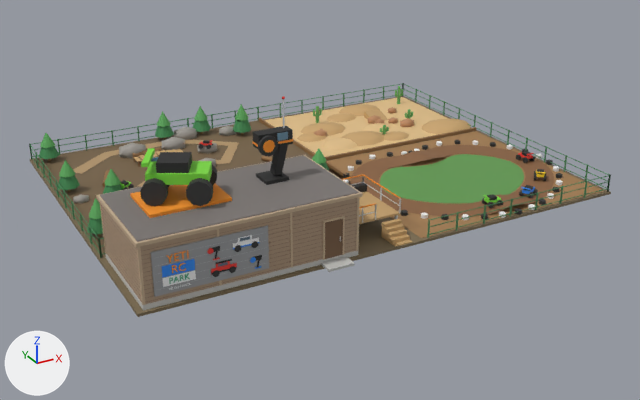
The Blender file src/attractions/rc-park/model.blend, before and after one commit.
Rendered twice from a 50 mm lens placed at (-26.7, -50.5, 23.3), pointed at (-0.4, -2.5, -0.7). The lights are fixed; the arrows at lower left show +X, +Y and +Z. The picture after the commit comes second.

Objects in the first picture: 'base' and 4 more.
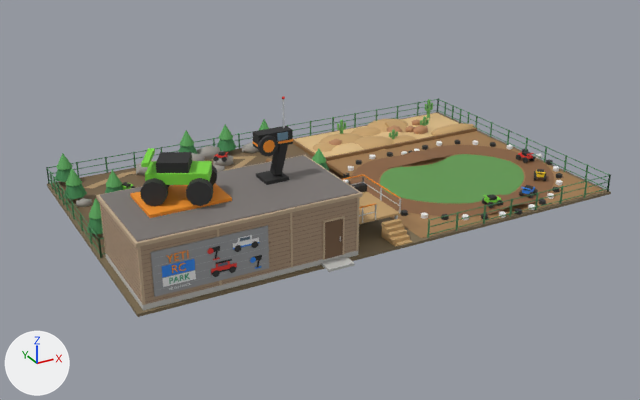
The newer file is also turned or shifted as a whole; pictures and numbers use the older file's frame.

Diff of the bpy script that builds the scene:
```diff
--- a/src/attractions/rc-park/model.blend.py
+++ b/src/attractions/rc-park/model.blend.py
@@ me_base @@
 # used by ob_base; location = (0.0, 0.0, 0.0)
-me_base.from_pydata(...)  # 6198 vertices, 5093 faces; spans x -16.2..16.5, y -13.1..12.4, z -0.3..8.8
+me_base.from_pydata(...)  # 6198 vertices, 5093 faces; spans x -16.2..16.5, y -13.1..7.5, z -0.3..8.8
+# me_base part 1: the loose piece of 8 vertices spanning x 2.2..15.9, y 2.0..12.1, z 0.2 is scaled about its middle by (1, 0.507, 1), then moved by (0.0, -2.7, 0.0)
+# me_base part 2: the loose piece of 42 vertices spanning x 5.3..9.0, y 2.9..5.8, z -0.3..0.6 is moved by (0.0, -1.4, 0.0)
+# me_base part 3: the loose piece of 42 vertices spanning x 8.3..10.7, y 5.0..6.9, z -0.1..0.4 is moved by (0.0, -2.2, 0.0)
+# me_base part 4: the loose piece of 42 vertices spanning x 2.7..5.1, y 5.6..7.5, z -0.1..0.4 is moved by (0.0, -2.4, 0.0)
+# me_base part 5: the loose piece of 42 vertices spanning x 7.0..9.5, y 8.5..10.5, z -0.1..0.4 is moved by (0.0, -3.9, 0.0)
+# me_base part 6: the loose piece of 42 vertices spanning x 8.8..12.3, y 9.0..11.9, z -0.2..0.6 is moved by (0.0, -4.4, 0.0)
+# me_base part 7: the loose piece of 42 vertices spanning x 12.4..16.5, y 1.9..5.2, z -0.3..0.6 is scaled about its middle by (1, 0.507, 1), then moved by (0.0, -1.0, 0.0)
+# me_base part 8: the loose piece of 42 vertices spanning x 3.7..6.6, y 2.9..5.3, z -0.2..0.5 is moved by (0.0, -1.2, 0.0)
+# me_base part 9: the loose piece of 42 vertices spanning x 3.7..7.3, y 6.2..9.1, z -0.3..0.6 is moved by (0.0, -3.0, 0.0)
+# me_base part 10: the loose piece of 42 vertices spanning x 8.5..10.8, y 2.7..4.6, z -0.1..0.4 is moved by (0.0, -1.0, 0.0)
+# me_base part 11: the loose piece of 12 vertices spanning x 10.9..11.8, y 6.3..6.9, z 0.0..0.6 is moved by (0.0, -2.5, 0.0)
+# me_base part 12: the loose piece of 12 vertices spanning x 9.8..10.6, y 6.5..7.1, z 0.0..0.6 is moved by (0.0, -2.6, 0.0)
+# me_base part 13: the loose piece of 12 vertices spanning x 12.3..13.1, y 8.6..9.1, z 0.0..0.6 is moved by (0.0, -3.6, 0.0)
+# me_base part 14: the loose piece of 12 vertices spanning x 9.5..10.7, y 7.0..7.8, z -0.1..0.8 is moved by (0.0, -2.9, 0.0)
+# me_base part 15: the loose piece of 12 vertices spanning x 11.3..12.6, y 4.9..5.9, z -0.2..0.8 is moved by (0.0, -1.9, 0.0)
+# me_base part 16: the loose piece of 12 vertices spanning x 4.1..5.2, y 6.1..6.9, z -0.1..0.7 is moved by (0.0, -2.4, 0.0)
+# me_base part 17: the loose piece of 16 vertices spanning x 5.9..6.1, y 9.4..9.6, z 0.2..1.5 is moved by (0.0, -3.9, 0.0)
+# me_base part 18: 1254 of 6198 vertices moved; they spanned x -16.2..16.2, y 1.2..12.4, z -0.2..2.6 and now span x -16.2..16.2, y 1.1..7.4, z -0.2..2.6; mean shift (0.0, -3.1, 0.0); largest move (-16.2, 12.4, 0.0) -> (-16.2, 7.1, 0.0)
+# other edits to the shape of me_base do not show in these pictures
 me_base.materials.append(mat_base)
```

Boxes (x1, y1, x2, y2) around the edits, measured in the pictures (640 x 400 px; the box of a moved part takes in the faces that stretch with it):
'base', reshaped
    before: (29, 83, 611, 317)
    after: (46, 96, 611, 317)
part 1 of me_base, moved or reshaped
    before: (265, 97, 449, 157)
    after: (294, 113, 459, 157)
part 2 of me_base, moved or reshaped
    before: (341, 131, 384, 146)
    after: (353, 136, 394, 151)
part 3 of me_base, moved or reshaped
    before: (363, 123, 391, 132)
    after: (379, 132, 406, 138)
part 4 of me_base, moved or reshaped
    before: (297, 133, 327, 142)
    after: (312, 142, 337, 152)
part 5 of me_base, moved or reshaped
    before: (327, 113, 356, 122)
    after: (351, 127, 381, 136)
part 6 of me_base, moved or reshaped
    before: (339, 104, 379, 116)
    after: (367, 119, 408, 132)
part 7 of me_base, moved or reshaped
    before: (421, 119, 470, 134)
    after: (430, 123, 475, 136)
part 8 of me_base, moved or reshaped
    before: (323, 138, 357, 150)
    after: (331, 143, 364, 155)
part 9 of me_base, moved or reshaped
    before: (301, 122, 346, 136)
    after: (319, 133, 363, 145)
part 10 of me_base, moved or reshaped
    before: (383, 131, 409, 141)
    after: (391, 135, 416, 144)
part 11 of me_base, moved or reshaped
    before: (388, 117, 398, 124)
    after: (405, 126, 414, 132)
part 12 of me_base, moved or reshaped
    before: (375, 119, 384, 123)
    after: (395, 128, 402, 132)
part 13 of me_base, moved or reshaped
    before: (388, 107, 396, 113)
    after: (412, 119, 420, 125)
part 14 of me_base, moved or reshaped
    before: (368, 115, 381, 124)
    after: (387, 125, 400, 132)
part 15 of me_base, moved or reshaped
    before: (400, 118, 414, 127)
    after: (413, 125, 428, 134)
part 16 of me_base, moved or reshaped
    before: (314, 129, 327, 136)
    after: (329, 139, 342, 145)
part 17 of me_base, moved or reshaped
    before: (316, 107, 319, 123)
    after: (340, 121, 343, 134)
part 18 of me_base, moved or reshaped
    before: (29, 83, 610, 316)
    after: (46, 99, 610, 316)
